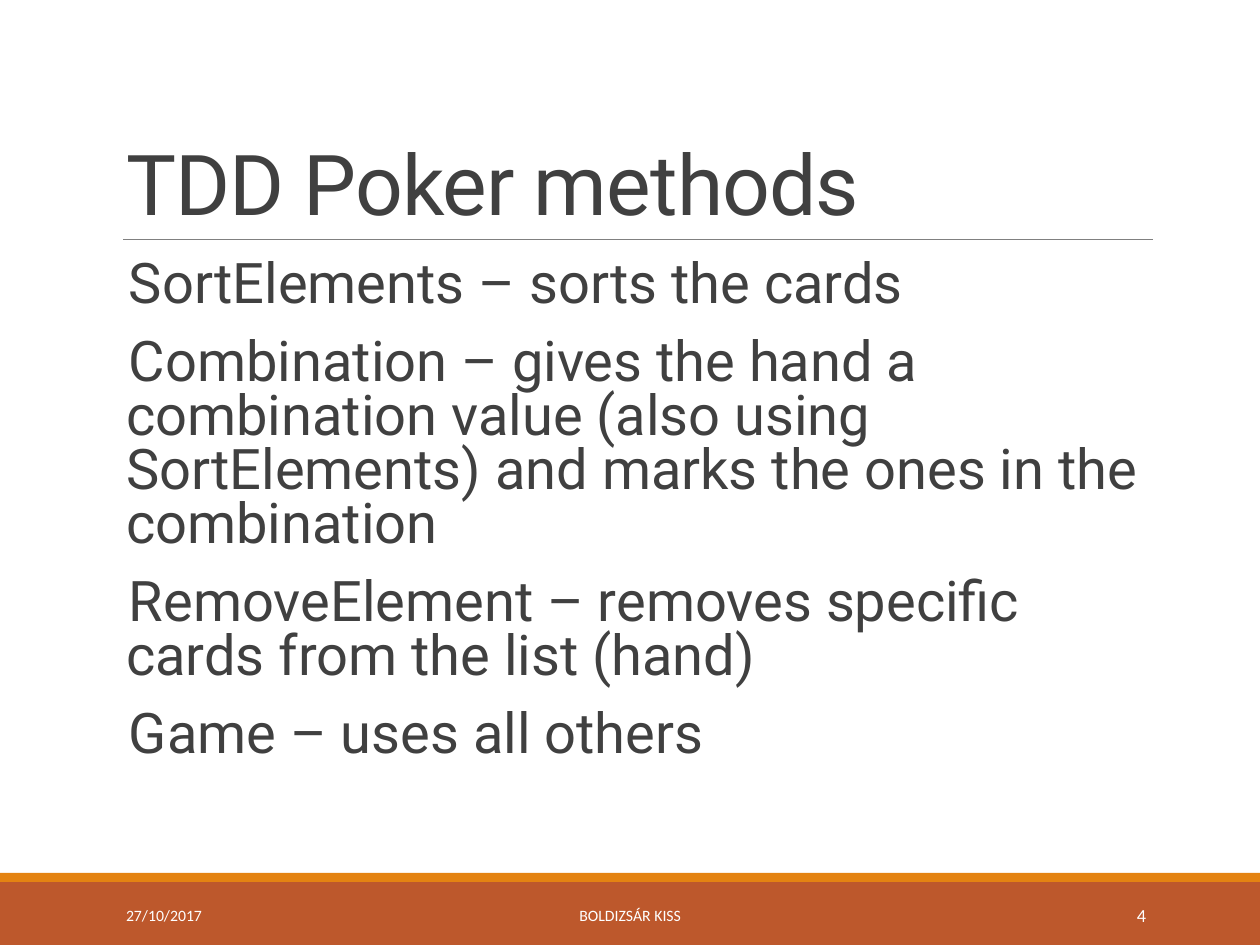
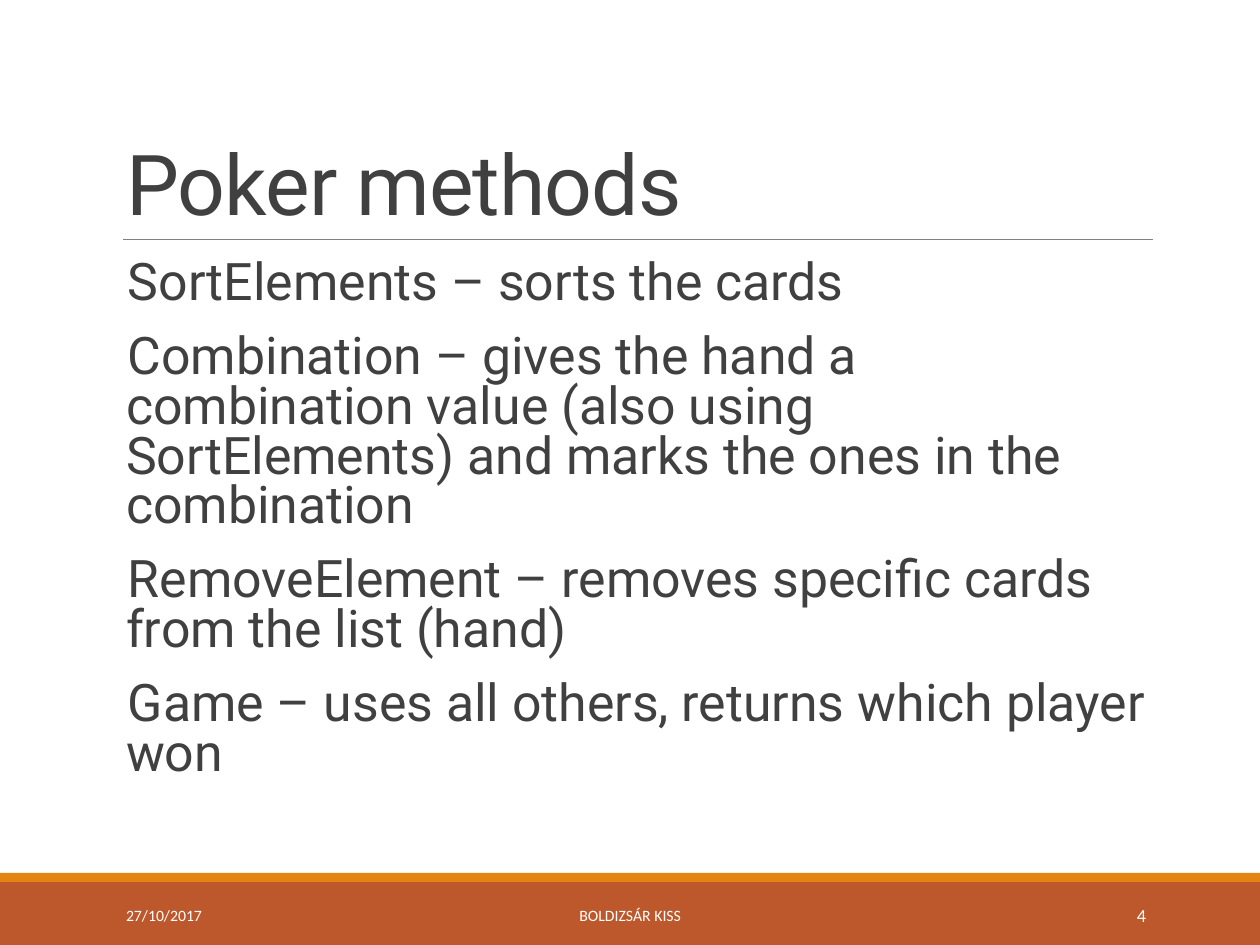
Before and after one commit to green-fox-academy/bpo106, a slide deck: slide 4 of week07/day04/demo/ppt-w07.pptx. Drawn at 1260x945 pixels with LibreOffice and Linux fonts; fonts in the diff are those of the drawing. Boxes give left, top, right and bottom in pixels: in the first picture for what was removed or moved away, otherwise in the second. Text is boxed around its words. In the diff, an @@ line names an element or a change of style, - is before the commit and + after.

```diff
--- a/week07/day04/demo/ppt-w07.pptx
+++ b/week07/day04/demo/ppt-w07.pptx
@@ title at [126,152,682,216]: text changed @@
-TDD Poker methods
+Poker methods
@@ text at [126,261,1092,659]: size 32 to 29.6 pt in "SortElements – sorts the cards", "Combination – gives the hand a combination ...", "RemoveElement – removes specific cards from the ..." @@
@@ text at [126,682,1145,772]: text changed; size 32 to 29.6 pt @@
-  Game – uses all others
+  Game – uses all others, returns which player won
```
Also in this commit, not shown: 4 other slides changed, 3 slides added.
